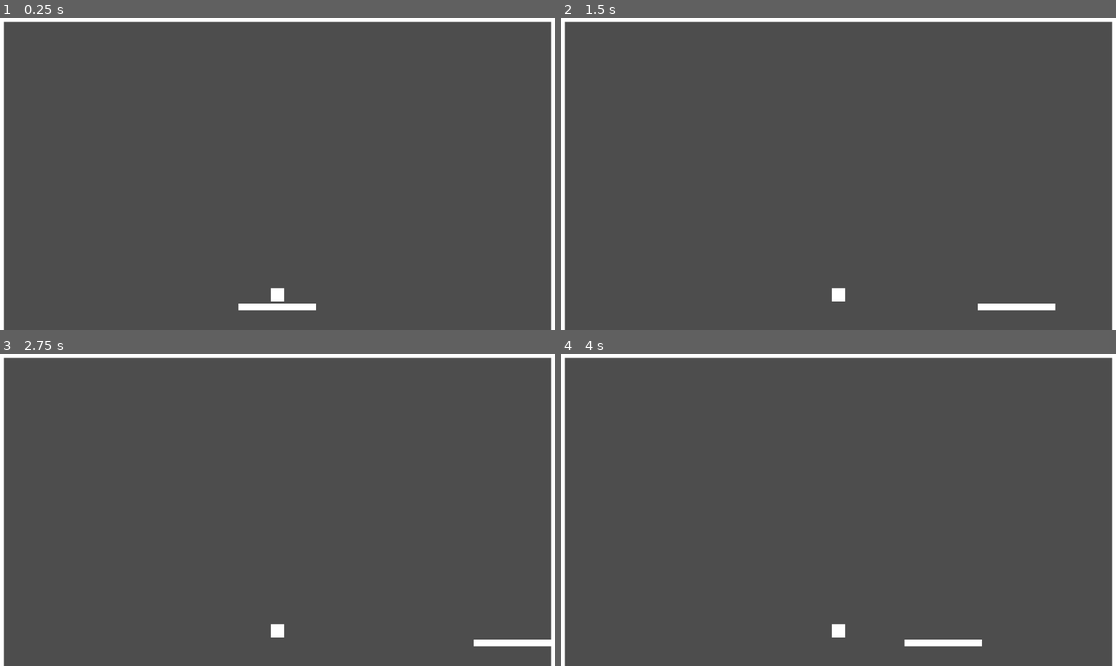
Above: before the commit, frames 1-4 (two rows, left to right).
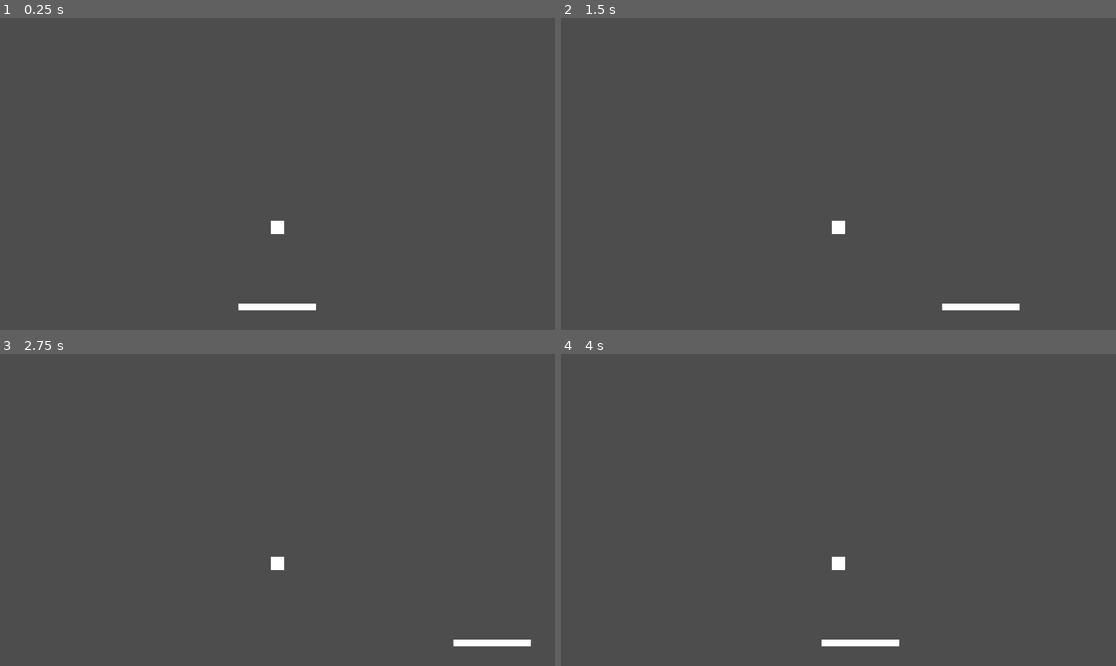
Above: after the commit, the same moments.

Repository: Let-s-Godot-Now/Breakout
Game: Godot game, scene res://tscn/main.tscn
Same seed, same stepped clock (60 frames per second), same inputs: the game is played once before the commit and once after it.
Inputs:
- Up to frame 1 (0.25 s): no input
- Up to frame 2 (1.5 s): tap Enter at 0.5 s; hold Right (ui_right) 0.53-1.28 s; hold Shift (faster_shift) 0.53-1.28 s; tap Space at 1.25 s; hold Left (ui_left) from 1.28 s (still down); tap Shift (faster_shift) at 1.35 s
- Up to frame 3 (2.75 s): tap Enter at 2 s; release Left (ui_left) at 2.03 s; hold Right (ui_right) from 2.03 s (still down); hold Shift (faster_shift) from 2.03 s (still down)
- Up to frame 4 (4 s): tap Space at 2.75 s; release Shift (faster_shift) at 2.78 s; tap Shift (faster_shift) at 2.85 s; tap Enter at 3.5 s; release Right (ui_right) at 3.53 s; hold Left (ui_left) from 3.53 s (still down); hold Shift (faster_shift) from 3.53 s (still down)

The runs differ from the first frame. In frame 1, 3.0% of the frame differs, in the area x 0-100%, y 0-100%; in frame 2, 3.3%; in frame 3, 3.2%; in frame 4, 3.7%.

Commit message:
修复：边缘检测

Diff:
--- a/project.godot
+++ b/project.godot
@@ -15,6 +15,10 @@
 config/features=PackedStringArray("4.1", "Mobile")
 config/icon="res://icon.svg"
 
+[autoload]
+
+GlobalValue="*res://scripts/global_value.gd"
+
 [input]
 
 faster_shift={
@@ -22,6 +26,18 @@
 "events": [Object(InputEventKey,"resource_local_to_scene":false,"resource_name":"","device":-1,"window_id":0,"alt_press …(182 unchanged characters)…
 ]
 }
+move_left={
+"deadzone": 0.5,
+"events": [Object(InputEventKey,"resource_local_to_scene":false,"resource_name":"","device":-1,"window_id":0,"alt_pressed":false,"shift_pressed":false,"ctrl_pressed":false,"meta_pressed":false,"pressed":false,"keycode":0,"physical_keycode":4194319,"key_label":0,"unicode":0,"echo":false,"script":null)
+, Object(InputEventKey,"resource_local_to_scene":false,"resource_name":"","device":-1,"window_id":0,"alt_pressed":false,"shift_pressed":false,"ctrl_pressed":false,"meta_pressed":false,"pressed":false,"keycode":0,"physical_keycode":65,"key_label":0,"unicode":97,"echo":false,"script":null)
+]
+}
+move_right={
+"deadzone": 0.5,
+"events": [Object(InputEventKey,"resource_local_to_scene":false,"resource_name":"","device":-1,"window_id":0,"alt_pressed":false,"shift_pressed":false,"ctrl_pressed":false,"meta_pressed":false,"pressed":false,"keycode":0,"physical_keycode":4194321,"key_label":0,"unicode":0,"echo":false,"script":null)
+, Object(InputEventKey,"resource_local_to_scene":false,"resource_name":"","device":-1,"window_id":0,"alt_pressed":false,"shift_pressed":false,"ctrl_pressed":false,"meta_pressed":false,"pressed":false,"keycode":0,"physical_keycode":68,"key_label":0,"unicode":100,"echo":false,"script":null)
+]
+}
 
 [rendering]
 
--- /dev/null
+++ b/scripts/panddle.gd
@@ -0,0 +1,21 @@
+extends Node2D
+
+@onready var plane = get_node("Plane")
+
+var speed = 1000
+var screen_size = Vector2.ZERO
+var plane_size = Vector2.ZERO
+
+
+func _ready():
+	screen_size = get_viewport_rect().size
+	plane_size = plane.get_rect().size
+	plane_size.x *= scale.x
+
+
+func _process(delta):
+	if Input.is_action_pressed("move_left"):
+		position.x -= speed * delta
+	elif Input.is_action_pressed("move_right"):
+		position.x+=speed*delta
+	position.x=clamp(position.x,plane_size.x/2,screen_size.x-plane_size.x/2)
--- a/tscn/main.tscn
+++ b/tscn/main.tscn
@@ -1,7 +1,6 @@
-[gd_scene load_steps=6 format=3 uid="uid://blfvo0smpq1fl"]
+[gd_scene load_steps=5 format=3 uid="uid://blfvo0smpq1fl"]
 
 [ext_resource type="PackedScene" uid="uid://des37jbp4ogsg" path="res://tscn/paddle.tscn" id="1_qe3g6"]
-[ext_resource type="PackedScene" uid="uid://cs60umo1hhc7e" path="res://tscn/walls.tscn" id="2_tsk5u"]
 
 [sub_resource type="CanvasTexture" id="CanvasTexture_1vgdu"]
 
@@ -16,7 +15,7 @@
 [node name="Paddle" parent="." instance=ExtResource("1_qe3g6")]
 
 [node name="Ball" type="Node2D" parent="."]
-position = Vector2(576, 575)
+position = Vector2(576, 435)
 scale = Vector2(28.1249, 28.125)
 
 [node name="Ball" type="Sprite2D" parent="Ball"]
@@ -35,5 +34,3 @@
 [node name="CollisionShape2D" type="CollisionShape2D" parent="leyline of the void"]
 position = Vector2(-2, 0.00617284)
 shape = SubResource("RectangleShape2D_4mnou")
-
-[node name="Walls" parent="." instance=ExtResource("2_tsk5u")]
--- a/tscn/paddle.tscn
+++ b/tscn/paddle.tscn
@@ -1,6 +1,6 @@
 [gd_scene load_steps=4 format=3 uid="uid://des37jbp4ogsg"]
 
-[ext_resource type="Script" path="res://scripts/Plane.gd" id="1_vqg4x"]
+[ext_resource type="Script" path="res://scripts/panddle.gd" id="1_hri1r"]
 
 [sub_resource type="CanvasTexture" id="CanvasTexture_o5isi"]
 
@@ -10,7 +10,7 @@
 [node name="Paddle" type="CharacterBody2D"]
 position = Vector2(576, 600)
 scale = Vector2(161, 14)
-script = ExtResource("1_vqg4x")
+script = ExtResource("1_hri1r")
 
 [node name="Plane" type="Sprite2D" parent="."]
 texture = SubResource("CanvasTexture_o5isi")
Not shown, added: res/audio/ball knock 1.ogg.import
Not shown, added: res/audio/ball knock 2.ogg.import
Not shown, added: res/audio/ball knock 1.ogg.reapeaks
Not shown, added: res/audio/ball knock 2.ogg.reapeaks
